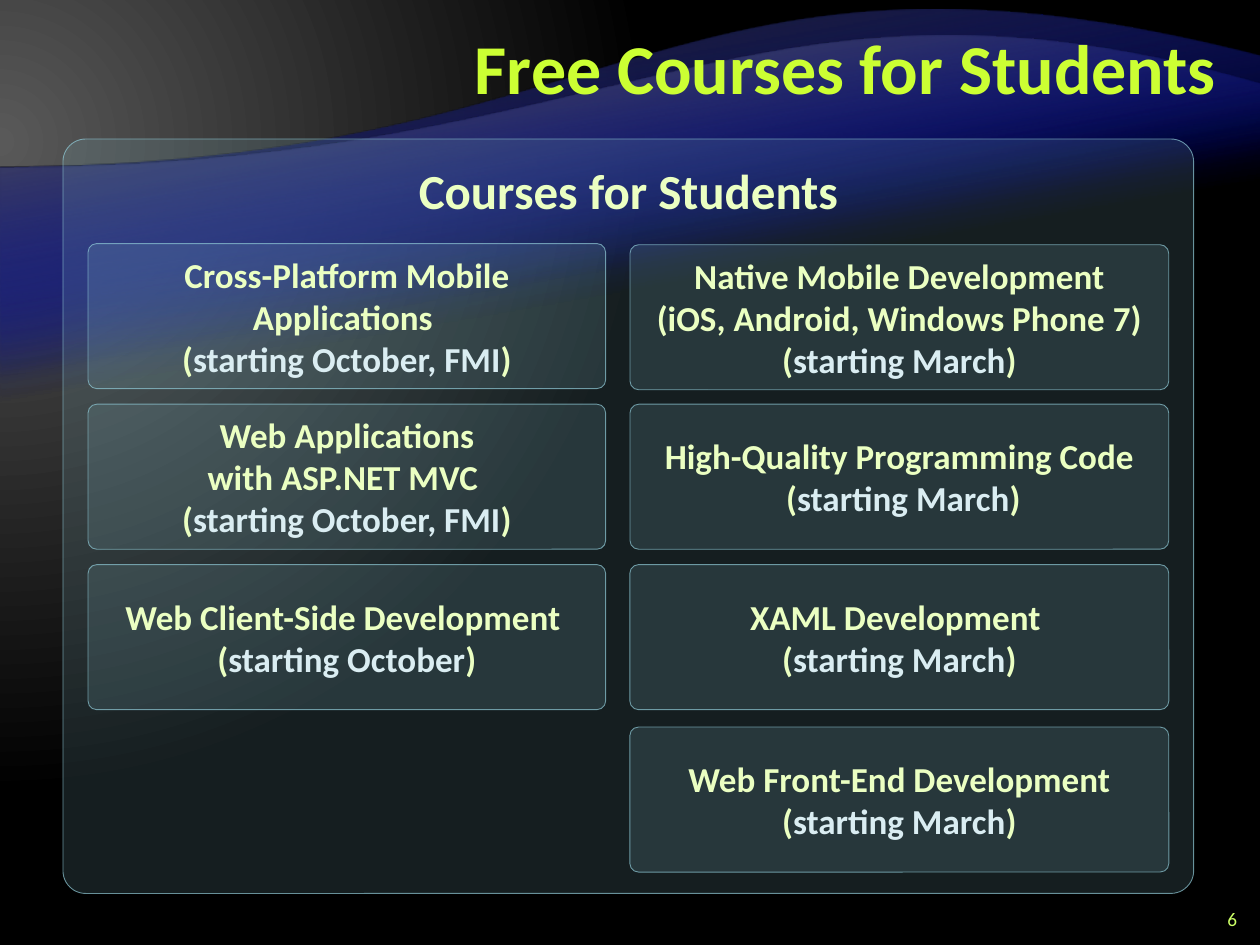
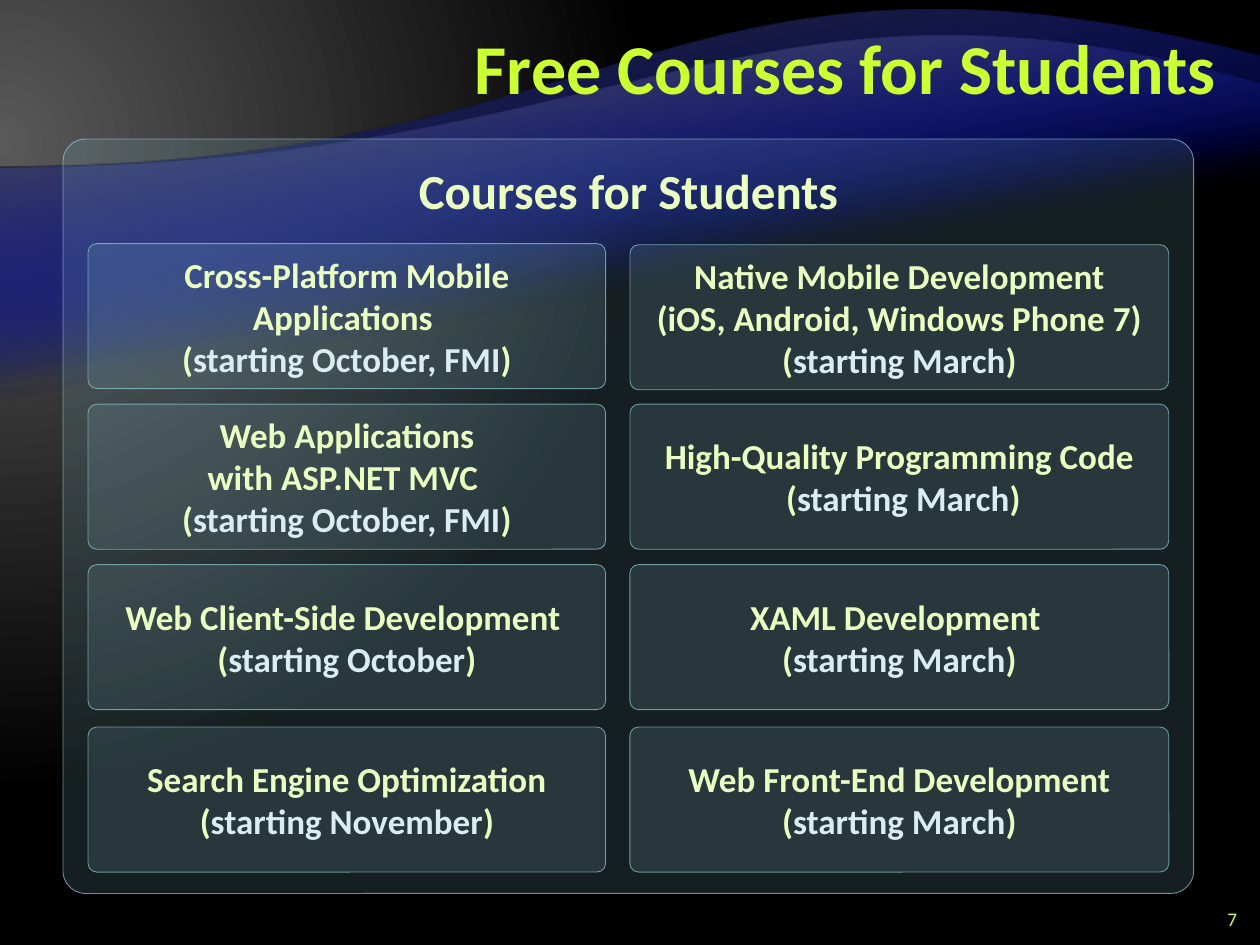
Before and after one commit to Lockheed01/aspnet-mvc-course, a slide deck: slide 7 of Lectures/0. Course Introduction/ASP.NET-MVC-Course-Introduction.pptx (slide 6 before the commit). Drawn at 1260x945 pixels with LibreOffice and Linux fonts; fonts in the diff are those of the drawing; background and template pictures are left out. Boxes give left, top, right and bottom in pixels: in the first picture for what was removed or moved away, otherwise in the second. Text is boxed around its words. In the diff, an @@ line names an element or a change of style, - is before the commit and + after.

Commit message:
small fixes

```diff
--- a/Lectures/0. Course Introduction/ASP.NET-MVC-Course-Introduction.pptx
+++ b/Lectures/0. Course Introduction/ASP.NET-MVC-Course-Introduction.pptx
@@ rounded rectangle added at box(88, 727, 606, 872), fill #90CAD7 at 15% opacity, outline #90CAD7 0.5 pt, 20 pt, text #EBFFC2, bold @@
+Search Engine Optimization
+(starting November)
@@ page number at box(1227, 913, 1237, 926): text changed @@
-6
+7
```
Also in this commit, not shown: 1 slide added.
